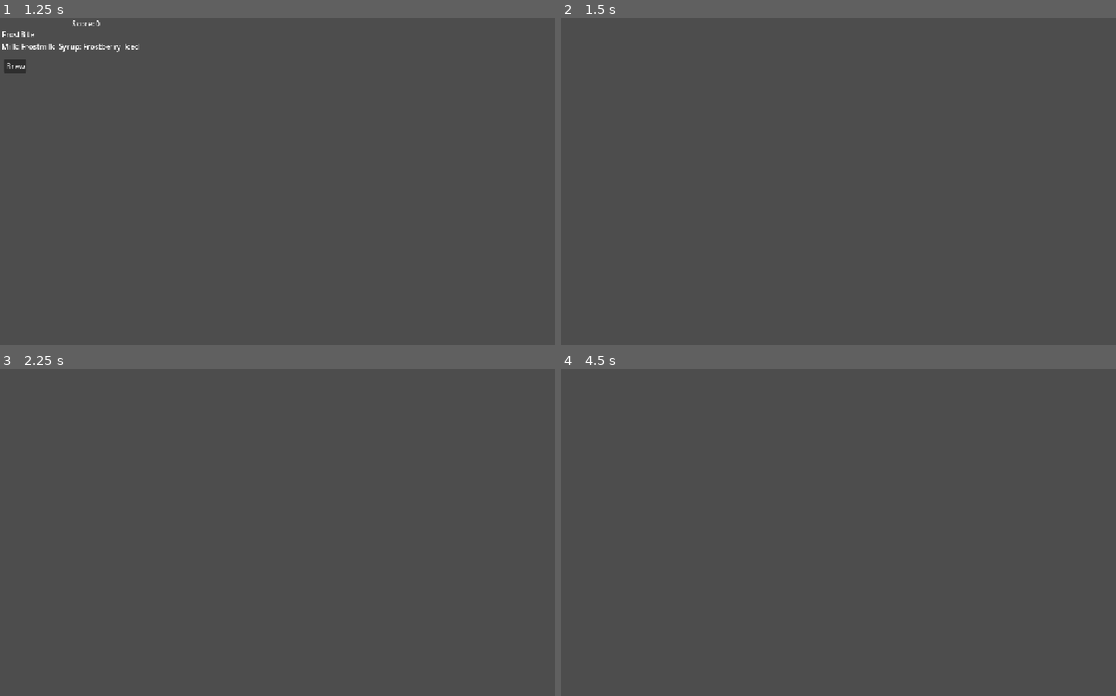
Above: before the commit, frames 1-4 (two rows, left to right).
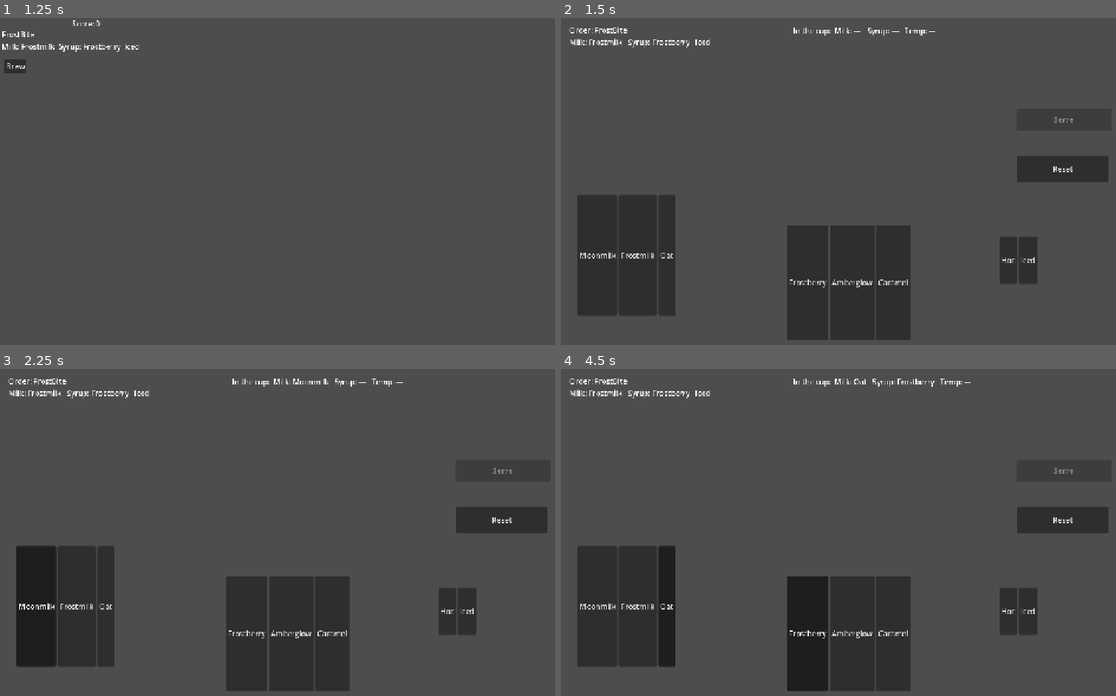
Above: after the commit, the same moments.

Repository: LaurenMurillo/coffee-game
Game: Godot game, scene res://scenes/game.tscn
Two runs of this game, one before a commit and one after it. Both use one fixed random seed, a clock stepped at 60 frames per second and the inputs below.
Inputs (mouse positions are in pixels of both pictures, inside the frame that each line leads up to):
- Up to frame 1 (1.25 s): click "Start" at 0.5 s
- Up to frame 2 (1.5 s): click "Brew" at 1.25 s
- Up to frame 3 (2.25 s): click (38, 607) at 2 s, where only the run after the commit has a clickable "Moonmilk"
- Up to frame 4 (4.5 s): click (638, 607) at 2.75 s, where only the run after the commit has a clickable "Frostmilk"; click (666, 607) at 3.5 s, where only the run after the commit has a clickable "Oat"; click (805, 633) at 4.25 s, where only the run after the commit has a clickable "Frostberry"

Frame 1 is identical in both runs. In frame 2, 16% of the frame differs, in the area x 1-99%, y 2-99%; in frame 3, 16%; in frame 4, 16%.

Commit message:
brew scene
added brew and end scene, changed some stuff in gameState script

Diff:
--- a/scenes/brewing.tscn
+++ b/scenes/brewing.tscn
@@ -1,4 +1,6 @@
 [gd_scene format=3 uid="uid://brsvtrcyuiexb"]
+
+[ext_resource type="Script" uid="uid://cf1twmux30h3h" path="res://scripts/brewing.gd" id="1_yjw4b"]
 
 [node name="Brewing" type="Control" unique_id=552229726]
 layout_mode = 3
@@ -7,3 +9,62 @@
 anchor_bottom = 1.0
 grow_horizontal = 2
 grow_vertical = 2
+script = ExtResource("1_yjw4b")
+
+[node name="OrderReminder" type="Label" parent="." unique_id=43389896]
+unique_name_in_owner = true
+layout_mode = 0
+offset_left = 18.0
+offset_top = 15.0
+offset_right = 256.0
+offset_bottom = 208.0
+
+[node name="CupLabel" type="Label" parent="." unique_id=452004516]
+unique_name_in_owner = true
+layout_mode = 0
+offset_left = 503.0
+offset_top = 16.0
+offset_right = 639.0
+offset_bottom = 168.0
+
+[node name="MilkOptions" type="HBoxContainer" parent="." unique_id=688633099]
+unique_name_in_owner = true
+layout_mode = 0
+offset_left = 36.0
+offset_top = 384.0
+offset_right = 342.0
+offset_bottom = 645.0
+
+[node name="SyrupOptions" type="HBoxContainer" parent="." unique_id=370042637]
+unique_name_in_owner = true
+layout_mode = 0
+offset_left = 490.0
+offset_top = 449.0
+offset_right = 794.0
+offset_bottom = 698.0
+
+[node name="Temperature" type="HBoxContainer" parent="." unique_id=2096770886]
+unique_name_in_owner = true
+layout_mode = 0
+offset_left = 951.0
+offset_top = 474.0
+offset_right = 1255.0
+offset_bottom = 576.0
+
+[node name="ServeButton" type="Button" parent="." unique_id=141391801]
+unique_name_in_owner = true
+layout_mode = 0
+offset_left = 987.0
+offset_top = 197.0
+offset_right = 1193.0
+offset_bottom = 244.0
+text = "Serve"
+
+[node name="ResetButton" type="Button" parent="." unique_id=81984643]
+unique_name_in_owner = true
+layout_mode = 0
+offset_left = 988.0
+offset_top = 298.0
+offset_right = 1187.0
+offset_bottom = 356.0
+text = "Reset"
--- /dev/null
+++ b/scenes/end_screen.tscn
@@ -0,0 +1,20 @@
+[gd_scene format=3 uid="uid://dxuklb128x47t"]
+
+[ext_resource type="Script" uid="uid://c732wg8gug1ne" path="res://scripts/end_screen.gd" id="1_kq7ac"]
+
+[node name="EndScreen" type="Control" unique_id=1810220185]
+layout_mode = 3
+anchors_preset = 15
+anchor_right = 1.0
+anchor_bottom = 1.0
+grow_horizontal = 2
+grow_vertical = 2
+script = ExtResource("1_kq7ac")
+
+[node name="Label" type="Label" parent="." unique_id=1263904882]
+layout_mode = 0
+offset_left = 337.0
+offset_top = 207.0
+offset_right = 926.0
+offset_bottom = 474.0
+text = "That's all for today!"
--- a/scripts/GameState.gd
+++ b/scripts/GameState.gd
@@ -2,10 +2,6 @@
 
 var score: int = 0
 
-# --- Settings ---
-# this variable was meant to set how many customers to generate
-# we are currently just going to loop through our customer_queue array
-const CUSTOMERS_PER_DAY: int = 8
 
 # -- current customer and order tracking ---
 #The counter sets it,
@@ -14,6 +10,8 @@
 var current_recipe: Recipe
 
 # drinks that can be ordered
+# length of this array is how many customers we will have in game,
+# can have repeats
 var customer_queue: Array[Recipe] = [
 	preload("res://resources/recipes/frost_bite.tres"),
 	preload("res://resources/recipes/warmHug.tres"),
@@ -39,7 +37,7 @@
 func has_more_customers() -> bool:
 	return queue_index < customer_queue.size()
 
-# changes our score
+# changes our score based on quality calculated in brew scene
 func record_result(quality: float) -> void:
 	last_quality = quality
 	awaiting_reaction = true
--- /dev/null
+++ b/scripts/brewing.gd
@@ -0,0 +1,149 @@
+extends Control
+## Brewing scene: the player builds the drink the current customer ordered.
+## Reads the order from GameState.current_recipe, scores the drink when served,
+## hands the score to GameState.record_result(), then returns to the counter.
+##
+## Nodes this script needs (each one set to "Access as Unique Name"):
+##   OrderReminder       (Label)          shows what the customer ordered
+##   CupLabel            (Label)          shows what's in the cup so far
+##   MilkOptions         (HBoxContainer)  milk buttons are created in here
+##   SyrupOptions        (HBoxContainer)  syrup buttons are created in here
+##   TemperatureOptions  (HBoxContainer)  hot/iced buttons are created in here
+##   ServeButton         (Button)
+##   ResetButton         (Button)
+
+# --- Ingredient choices ---
+# One button is made for each value. Every value your .tres files use must be
+# listed here. Capitalization and extra spaces don't matter when comparing,
+# and an empty field in a recipe counts as "none".
+const MILK_OPTIONS: Array[String] = ["Moonmilk", "Frostmilk", "oat"]
+const SYRUP_OPTIONS: Array[String] = ["Frostberry", "Amberglow", "caramel"]
+const TEMPERATURE_OPTIONS: Array[String] = ["Hot", "Iced"]
+
+# Each correct part (milk, syrup, temperature) is worth a third of 100 points.
+const POINTS_PER_PART: float = 100.0 / 3.0
+
+# --- The drink in progress (only exists while this scene is open) ---
+var selected_milk: String = ""
+var selected_syrup: String = ""
+var selected_temperature: String = ""
+
+# --- Node references ---
+@onready var order_reminder: Label = %OrderReminder
+@onready var cup_label: Label = %CupLabel
+@onready var milk_options: HBoxContainer = %MilkOptions
+@onready var syrup_options: HBoxContainer = %SyrupOptions
+@onready var temperature_options: HBoxContainer = %Temperature
+@onready var serve_button: Button = %ServeButton
+@onready var reset_button: Button = %ResetButton
+
+
+func _ready() -> void:
+	build_option_buttons(milk_options, MILK_OPTIONS, _on_milk_chosen)
+	build_option_buttons(syrup_options, SYRUP_OPTIONS, _on_syrup_chosen)
+	build_option_buttons(temperature_options, TEMPERATURE_OPTIONS, _on_temperature_chosen)
+
+	serve_button.pressed.connect(_on_serve_pressed)
+	reset_button.pressed.connect(reset_cup)
+
+	show_order()
+	reset_cup()
+
+
+# Creates one toggle button per option inside a container.
+# The ButtonGroup makes them act like radio buttons: picking one un-picks the others.
+func build_option_buttons(container: HBoxContainer, options: Array[String], on_chosen: Callable) -> void:
+	var group := ButtonGroup.new()
+	for option in options:
+		var button := Button.new()
+		button.text = option.capitalize()
+		button.toggle_mode = true
+		button.button_group = group
+		button.pressed.connect(on_chosen.bind(option))
+		container.add_child(button)
+
+
+# --- Showing the order and the cup ---
+
+func show_order() -> void:
+	var r: Recipe = GameState.current_recipe
+	if r == null:
+		# Happens if you run this scene directly with F6 instead of from the start screen.
+		order_reminder.text = "No order. Start the game from the start screen."
+		return
+	order_reminder.text = "Order: %s\nMilk: %s   Syrup: %s   %s" % [
+		r.recipe_name, r.milk, r.syrup, r.temperature
+	]
+
+
+func update_cup() -> void:
+	cup_label.text = "In the cup:  Milk: %s   Syrup: %s   Temp: %s" % [
+		display(selected_milk), display(selected_syrup), display(selected_temperature)
+	]
+	# Only allow serving once every part has been chosen and there is an order.
+	serve_button.disabled = not is_cup_complete() or GameState.current_recipe == null
+
+
+func reset_cup() -> void:
+	selected_milk = ""
+	selected_syrup = ""
+	selected_temperature = ""
+	for container in [milk_options, syrup_options, temperature_options]:
+		for button in container.get_children():
+			button.set_pressed_no_signal(false)
+	update_cup()
+
+
+func is_cup_complete() -> bool:
+	return selected_milk != "" and selected_syrup != "" and selected_temperature != ""
+
+
+func display(value: String) -> String:
+	return "—" if value == "" else value.capitalize()
+
+
+# --- Button handlers ---
+
+func _on_milk_chosen(value: String) -> void:
+	selected_milk = value
+	update_cup()
+
+
+func _on_syrup_chosen(value: String) -> void:
+	selected_syrup = value
+	update_cup()
+
+
+func _on_temperature_chosen(value: String) -> void:
+	selected_temperature = value
+	update_cup()
+
+
+func _on_serve_pressed() -> void:
+	GameState.record_result(calculate_quality())
+	get_tree().change_scene_to_file("res://scenes/counter.tscn")
+
+
+# --- Scoring ---
+
+# Returns 0, 33, 67 or 100 depending on how many parts match the order.
+func calculate_quality() -> float:
+	var r: Recipe = GameState.current_recipe
+	var quality := 0.0
+	if same(selected_milk, r.milk):
+		quality += POINTS_PER_PART
+	if same(selected_syrup, r.syrup):
+		quality += POINTS_PER_PART
+	if same(selected_temperature, r.temperature):
+		quality += POINTS_PER_PART
+	return roundf(quality)
+
+
+# Compares two values ignoring capitalization and spaces; empty counts as "none".
+func same(a: String, b: String) -> bool:
+	return normalize(a) == normalize(b)
+
+
+func normalize(value: String) -> String:
+	var v := value.strip_edges().to_lower()
+	return "none" if v == "" else v
--- a/scripts/counter.gd
+++ b/scripts/counter.gd
@@ -29,8 +29,9 @@
 		start_brewing_button.show()
 	else:
 		customer_sprite.texture = null
-		order_label.text = "That's all for today!"
+		#order_label.text = "That's all for today!"
 		start_brewing_button.hide()
+		get_tree().change_scene_to_file("res://scenes/end_screen.tscn")
 
 
 func show_reaction() -> void:
--- /dev/null
+++ b/scripts/end_screen.gd
@@ -0,0 +1,11 @@
+extends Control
+
+
+# Called when the node enters the scene tree for the first time.
+func _ready() -> void:
+	pass # Replace with function body.
+
+
+# Called every frame. 'delta' is the elapsed time since the previous frame.
+func _process(delta: float) -> void:
+	pass
Not shown, added: scripts/brewing.gd.uid
Not shown, added: scripts/end_screen.gd.uid
